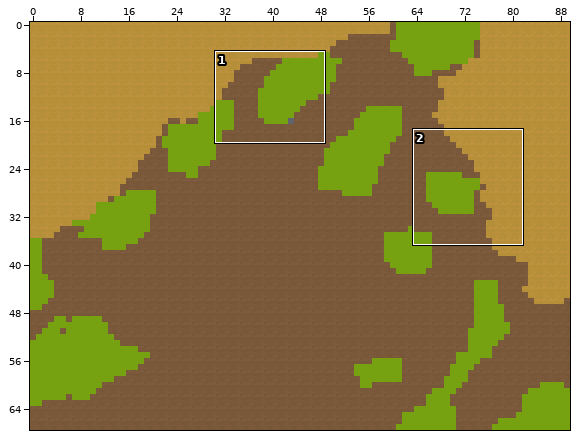
One commit to this Tiled map: res/maps/level_12/map.tmx. The picture above shows the old version from afar; the outline marks the close-up.
Close-up. As it was:
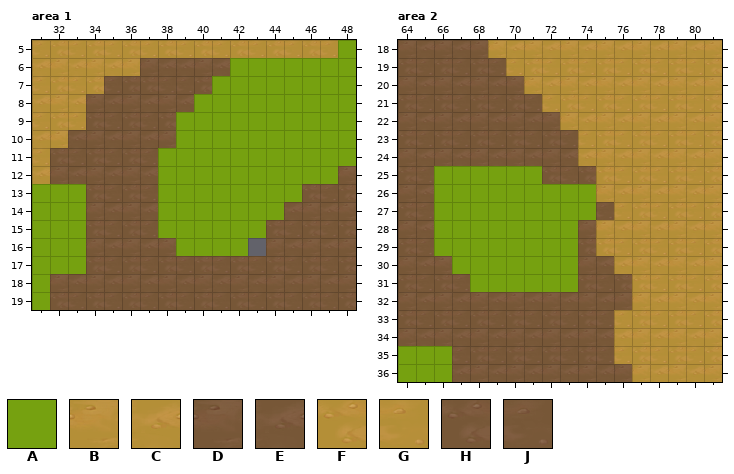
Cells are 64x64 px. Shown: area 1 x 31..48, y 5..19; area 2 x 64..81, y 18..36. The commit also changed other parts of the map, which this record leaves out.
Key: from "base_terrain": A 0, B 12, C 13, D 18, E 19, F 44, G 45, H 50, J 51.
_ is an empty cell.
Layer "terrain" before, area 1, first column x 31:
 5 GFGFGFGFGFGFGFGFGA
 6 CBCBCBDEEDEAAAAAAA
 7 GFGFJHHJJHAAAAAAAA
 8 CBCDEDEDEAAAAAAAAA
 9 GFGHJHJHAAAAAAAAAA
10 CBEDEDEDAAAAAAAAAA
11 GHJHJHJAAAAAAAAAAA
12 CDEDEDEAAAAAAAAAAD
13 AAAHJHJAAAAAAAAHJH
14 AAADEDEAAAAAAAEDED
15 AAAHJHJAAAAAAHJHJH
16 AAADEDEDAAAA_DEDED
17 AAAHJHJHJHJHJHJHJH
18 ADEDEDEDEDEDEDEDED
19 AHJHJHJHJHJHJHJHJH
Layer "terrain" before, area 2, first column x 64:
18 DEDEDBCBCBCBCBCBCB
19 HJHJHJGFGFGFGFGFGF
20 DEDEDEDBCBCBCBCBCB
21 HJHJHJHJGFGFGFGFGF
22 DEDEDEDEDBCBCBCBCB
23 HJHJHJHJHJGFGFGFGF
24 DEDEDEDEDECBCBCBCB
25 HJAAAAAAHJHFGFGFGF
26 DEAAAAAAAAABCBCBCB
27 HJAAAAAAAAAJGFGFGF
28 DEAAAAAAAADBCBCBCB
29 HJAAAAAAAAHFGFGFGF
30 DEDAAAAAAADECBCBCB
31 HJHJAAAAAAHJHFGFGF
32 DEDEDEDEDEDEDBCBCB
33 HJHJHJHJHJHJGFGFGF
34 DEDEDEDEDEDECBCBCB
35 AAAJHJHJHJHJGFGFGF
36 AAAEDEDEDEDEDBCBCB
After:
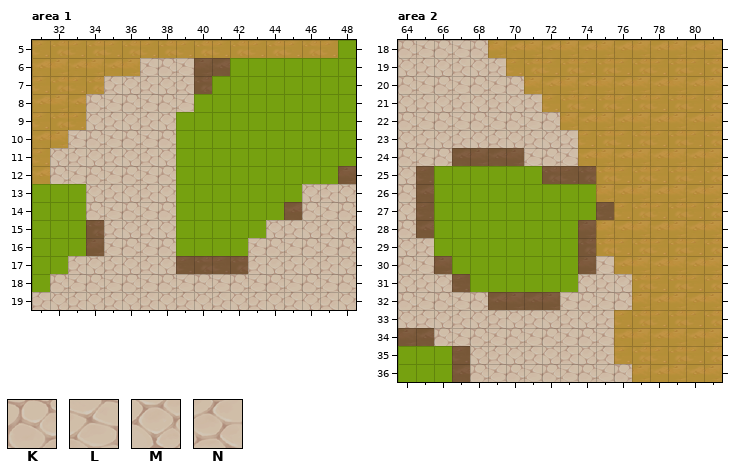
Further tiles: from "base_terrain": K 16, L 17, M 48, N 49.
The edit:
Layer "terrain", area 1:
Tile A gives way to tile K in row 12 at x 38; in row 14 at x 38.
Tile D gives way to tile K in row 8 at x 34, 36 and 38; in row 10 at x 34, 36 and 38; in row 12 at x 32, 34 and 36; in row 14 at x 34, 36, 46 and 48; in row 16 at x 36, 38, 44, 46 and 48; in row 18 at x 32, 34, 36, 38, 40, 42, 44, 46 and 48.
Tile E gives way to tile K in row 6 at x 38.
Tile D gives way to tile L in row 6 at x 37.
Tile E gives way to tile L in row 6 at x 39; in row 8 at x 35, 37 and 39; in row 10 at x 33, 35 and 37; in row 12 at x 33, 35 and 37; in row 14 at x 35, 37 and 47; in row 16 at x 35, 37, 45 and 47.
Tile E gives way to tile L in row 18 at x 33, 35, 37, 39, 41, 43, 45 and 47.
The edit adds tile L in row 16 at x 43.
Tile A gives way to tile M in row 11 at x 38; in row 13 at x 38; in row 15 at x 38.
Tile H gives way to tile M in row 7 at x 36; in row 9 at x 34, 36 and 38; in row 11 at x 32, 34 and 36; in row 13 at x 34, 36, 46 and 48; in row 15 at x 36, 44, 46 and 48; in row 17 at x 34, 36, 38, 44, 46 and 48.
Tile H gives way to tile M in row 19 at x 32, 34, 36, 38, 40, 42, 44, 46 and 48.
Tile J gives way to tile M in row 7 at x 38.
Tile A gives way to tile N in row 17 at x 33; in row 19 at x 31.
Tile H gives way to tile N in row 7 at x 37.
Tile J gives way to tile N in row 7 at x 35 and 39; in row 9 at x 35 and 37; in row 11 at x 33, 35 and 37; in row 13 at x 35, 37 and 47; in row 15 at x 35, 37, 45 and 47; in row 17 at x 35, 37, 43, 45 and 47.
Tile J gives way to tile N in row 19 at x 33, 35, 37, 39, 41, 43, 45 and 47.
Layer "terrain", area 2:
Tile D gives way to tile K in row 18 at x 64, 66 and 68; in row 20 at x 64, 66, 68 and 70; in row 22 at x 64, 66, 68, 70 and 72; in row 24 at x 64, 66 and 72; in row 26 at x 64; in row 28 at x 64.
Tile D gives way to tile K in row 30 at x 64; in row 32 at x 64, 66, 68, 74 and 76; in row 34 at x 66, 68, 70, 72 and 74; in row 36 at x 68, 70, 72, 74 and 76.
Tile E gives way to tile L in row 18 at x 65 and 67; in row 20 at x 65, 67 and 69; in row 22 at x 65, 67, 69 and 71; in row 24 at x 65, 71 and 73; in row 30 at x 65 and 75; in row 32 at x 65, 67, 73 and 75.
Tile E gives way to tile L in row 34 at x 67, 69, 71, 73 and 75; in row 36 at x 69, 71, 73 and 75.
Tile H gives way to tile M in row 19 at x 64, 66 and 68; in row 21 at x 64, 66, 68 and 70; in row 23 at x 64, 66, 68, 70 and 72; in row 25 at x 64; in row 27 at x 64; in row 29 at x 64.
Tile H gives way to tile M in row 31 at x 64, 66, 74 and 76; in row 33 at x 64, 66, 68, 70, 72 and 74; in row 35 at x 68, 70, 72 and 74.
Tile J gives way to tile N in row 19 at x 65, 67 and 69; in row 21 at x 65, 67, 69 and 71; in row 23 at x 65, 67, 69, 71 and 73; in row 29 at x 65; in row 31 at x 65 and 75; in row 33 at x 65, 67, 69, 71, 73 and 75.
Tile J gives way to tile N in row 35 at x 69, 71, 73 and 75.
Where, in picture pixels (left, top, right, bottom), the same in both close-ups:
changed: (32, 58, 356, 310)
changed: (398, 40, 632, 382)
